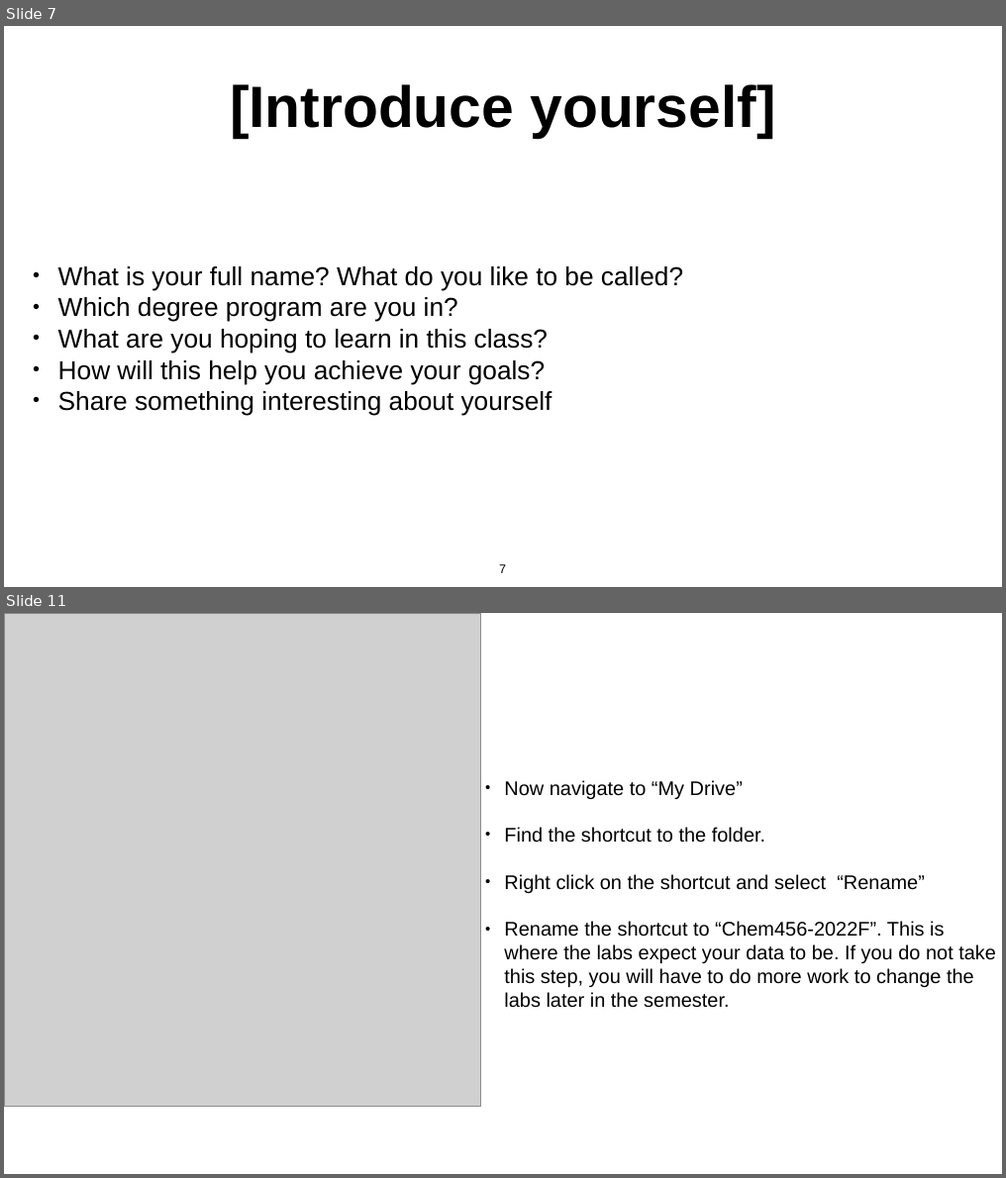
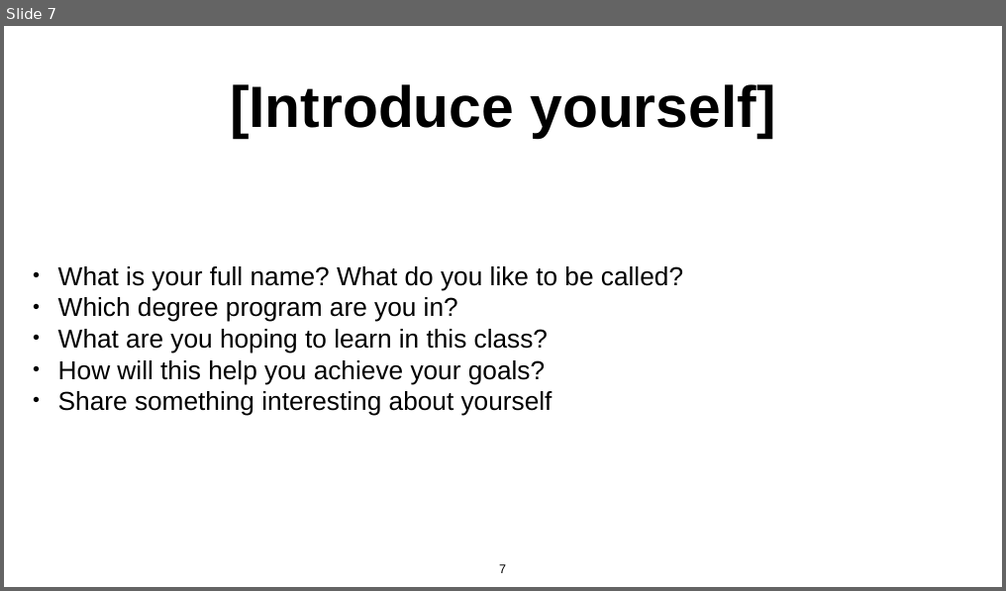
Before and after one commit to daveminh/Chem456-2024F, a slide deck: slides/08-26-Introduction.pptx. Shown one above the other, each under a label of ours: slides 7 and 11 before the commit, slide 7 after it; the slides between them are not shown. The pictures are 1006x1178 and 1006x591 pixels, drawn with LibreOffice and Linux fonts; fonts in the diff are those of the drawing; grey boxes stand for pictures. Boxes give left, top, right and bottom in pixels: in the first picture for what was removed or moved away, otherwise in the second. Text is boxed around its words. In the diff, an @@ line names an element or a change of style, - is before the commit and + after.

```diff
--- a/slides/08-26-Introduction.pptx
+++ b/slides/08-26-Introduction.pptx
@@ slide 11 removed at (x1=4, y1=613, x2=1002, y2=1174), background #FFFFFF @@
@@ picture removed at (x1=4, y1=613, x2=480, y2=1107) @@
@@ text removed at (x1=504, y1=780, x2=996, y2=1008) @@
-• Now navigate to “My Drive”
-• Find the shortcut to the folder.
-• Right click on the shortcut and select “Rename”
-• Rename the shortcut to “Chem456-2022F”. This is where the labs expect your data to be. If you do not take this step, you will have to do more work to change the labs later in the semester.
```
Also in this commit, not shown: 5 slides changed, 2 slides added, 3 other slides removed, 2 other files.
